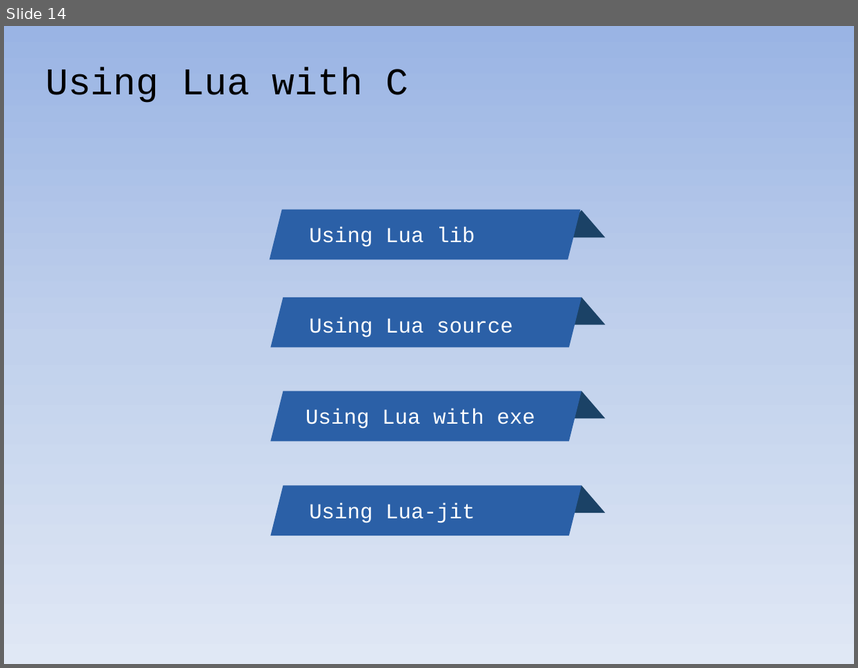
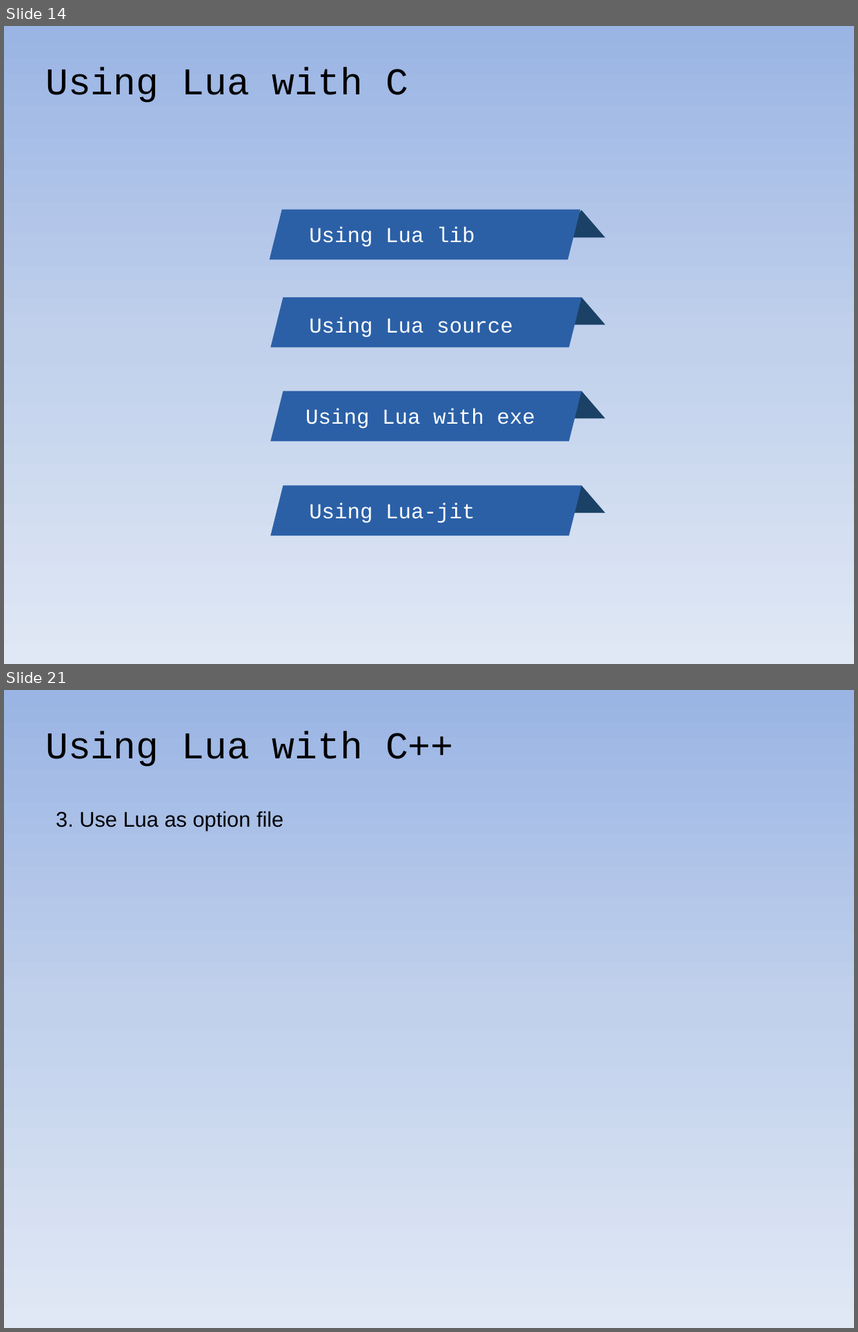
Before and after one commit to warmwine/newbie-clua, a slide deck: doc/newbie-clua.pptx. Shown one above the other, each under a label of ours: slide 14 before the commit, slides 14 and 21 after it; the slides between them are not shown. The pictures are 858x668 and 858x1332 pixels, drawn with LibreOffice and Linux fonts; fonts in the diff are those of the drawing. Boxes give left, top, right and bottom in pixels: in the first picture for what was removed or moved away, otherwise in the second. Text is boxed around its words. In the diff, an @@ line names an element or a change of style, - is before the commit and + after.

```diff
--- a/doc/newbie-clua.pptx
+++ b/doc/newbie-clua.pptx
@@ slide 21 added at (4,690,854,1328), background gradient #9AB5E4 to #C2D1ED to #E1E8F5 @@
@@ text added at (45,731,454,767), 32 pt, text #000000 @@
+Using Lua with C++
@@ text added at (56,811,283,830), 18 pt, text #000000 @@
+3. Use Lua as option file
```
Also in this commit, not shown: 6 slides changed, 10 other slides added, 9 slides removed.
